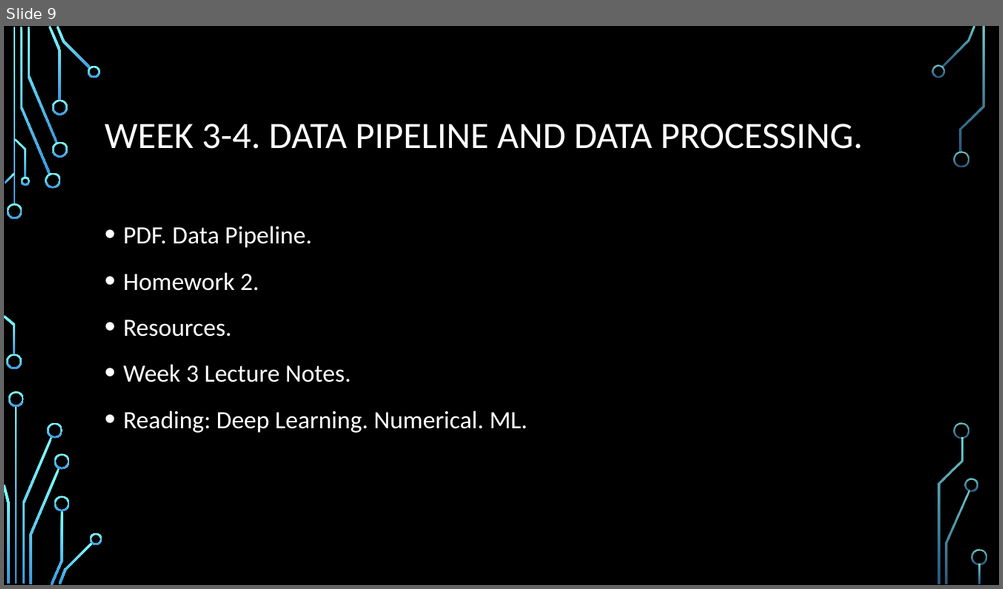
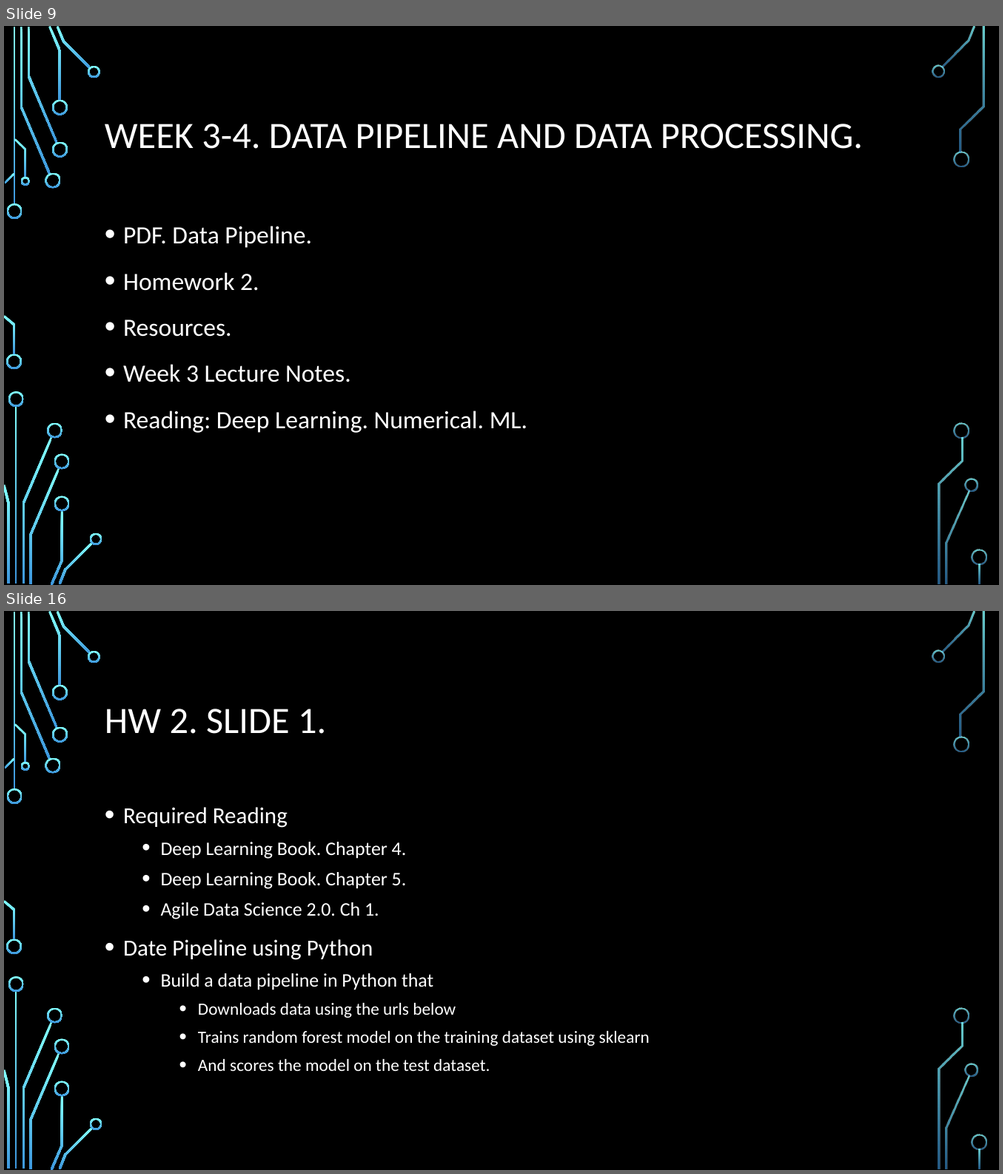
Before and after one commit to mgroysman/Data-622.-Fall-2019., a slide deck: Data 622.pptx. Shown one above the other, each under a label of ours: slide 9 before the commit, slides 9 and 16 after it; the slides between them are not shown. The pictures are 1003x589 and 1003x1174 pixels, drawn with LibreOffice and Linux fonts; fonts in the diff are those of the drawing; background and template pictures are left out. Boxes give left, top, right and bottom in pixels: in the first picture for what was removed or moved away, otherwise in the second. Text is boxed around its words. In the diff, an @@ line names an element or a change of style, - is before the commit and + after.

```diff
--- a/Data 622.pptx
+++ b/Data 622.pptx
@@ slide 16 added at <box>4,611,999,1170</box>, background picture (left out); not listed: 36 template elements that a slide beside it also shows @@
@@ title added at <box>105,709,326,734</box>, 36 pt, text #FFFFFF @@
+HW 2. SLIDE 1.
@@ text added at <box>123,807,649,1071</box>, 16.6 pt, text #FFFFFF @@
+• Required Reading
+  • Deep Learning Book. Chapter 4.
+  • Deep Learning Book. Chapter 5.
+  • Agile Data Science 2.0. Ch 1.
+• Date Pipeline using Python
+  • Build a data pipeline in Python that
+    • Downloads data using the urls below
+    • Trains random forest model on the training dataset using sklearn
+    • And scores the model on the test dataset.
```
Also in this commit, not shown: 3 slides changed, 28 other slides added, 1 slide removed.
